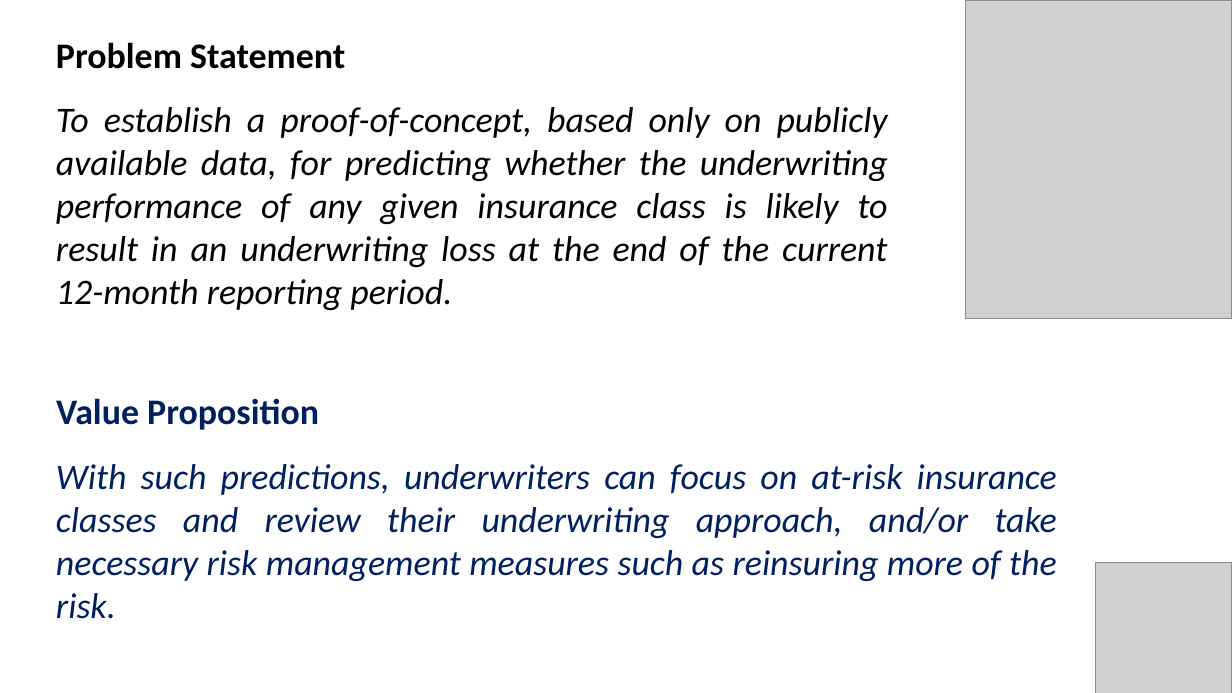
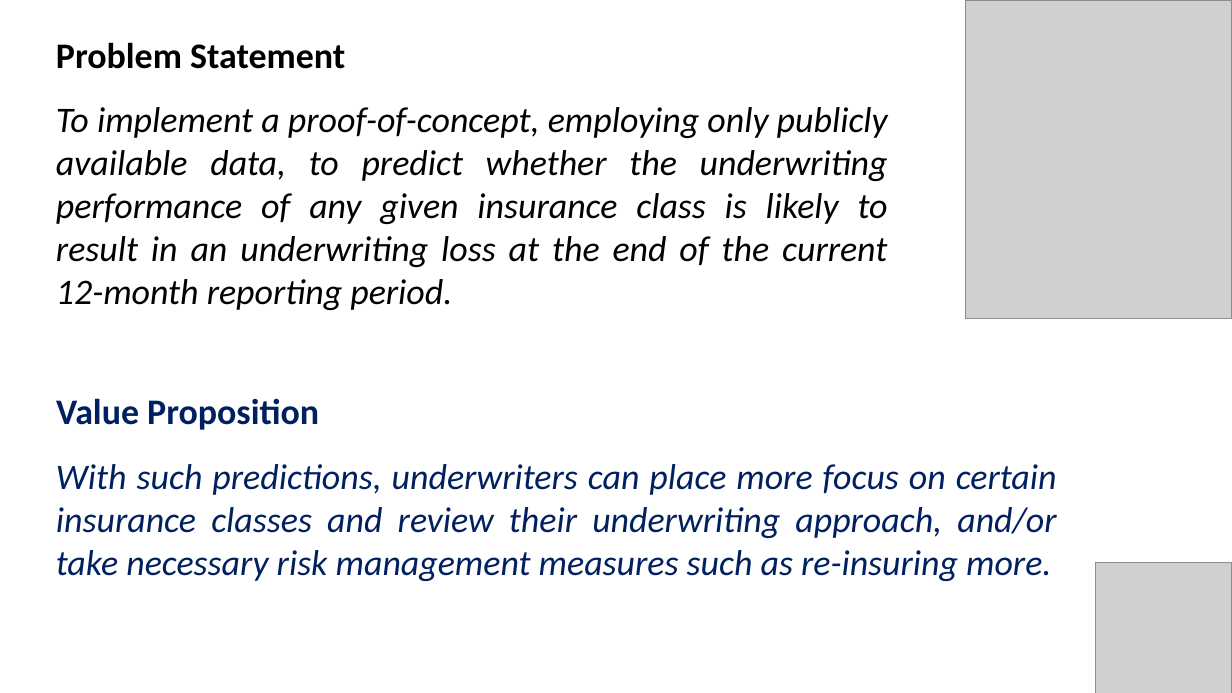
Before and after one commit to irwinwei73/GA-DSI-Capstone, a slide deck: slide 8 of Capstone_Final_Presentation.pptx. Drawn at 1232x693 pixels with LibreOffice and Linux fonts; fonts in the diff are those of the drawing; grey boxes stand for pictures. Boxes give left, top, right and bottom in pixels: in the first picture for what was removed or moved away, otherwise in the second. Text is boxed around its words. In the diff, an @@ line names an element or a change of style, - is before the commit and + after.

Commit message:
updated presentation

```diff
--- a/Capstone_Final_Presentation.pptx
+++ b/Capstone_Final_Presentation.pptx
@@ text at box(56, 107, 888, 310): text changed @@
-To establish a proof-of-concept, based only on publicly available data, for predicting whether the underwriting performance of any given insurance class is likely to result in an underwriting loss at the end of the current 12-month reporting period.
+To implement a proof-of-concept, employing only publicly available data, to predict whether the underwriting performance of any given insurance class is likely to result in an underwriting loss at the end of the current 12-month reporting period.
@@ text at box(56, 464, 1057, 581): text changed @@
-With such predictions, underwriters can focus on at-risk insurance classes and review their underwriting approach, and/or take necessary risk management measures such as reinsuring more of the risk.
+With such predictions, underwriters can place more focus on certain insurance classes and review their underwriting approach, and/or take necessary risk management measures such as re-insuring more.
```
Also in this commit, not shown: 7 other slides changed, 2 slides added, 1 slide removed.
